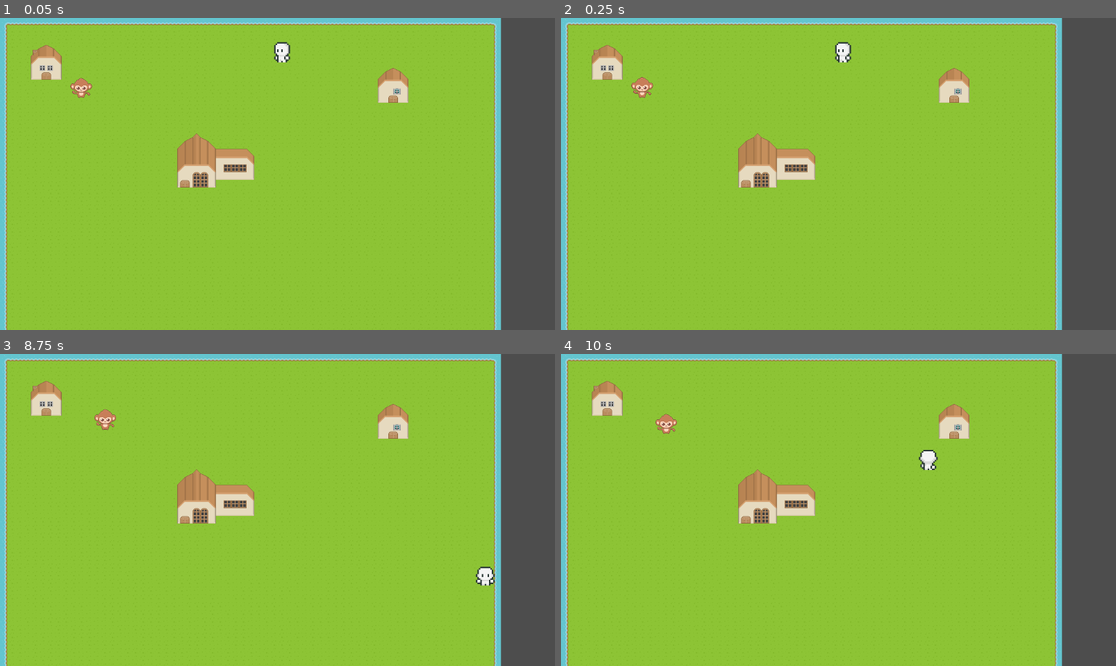
Above: before the commit, frames 1-4 (two rows, left to right).
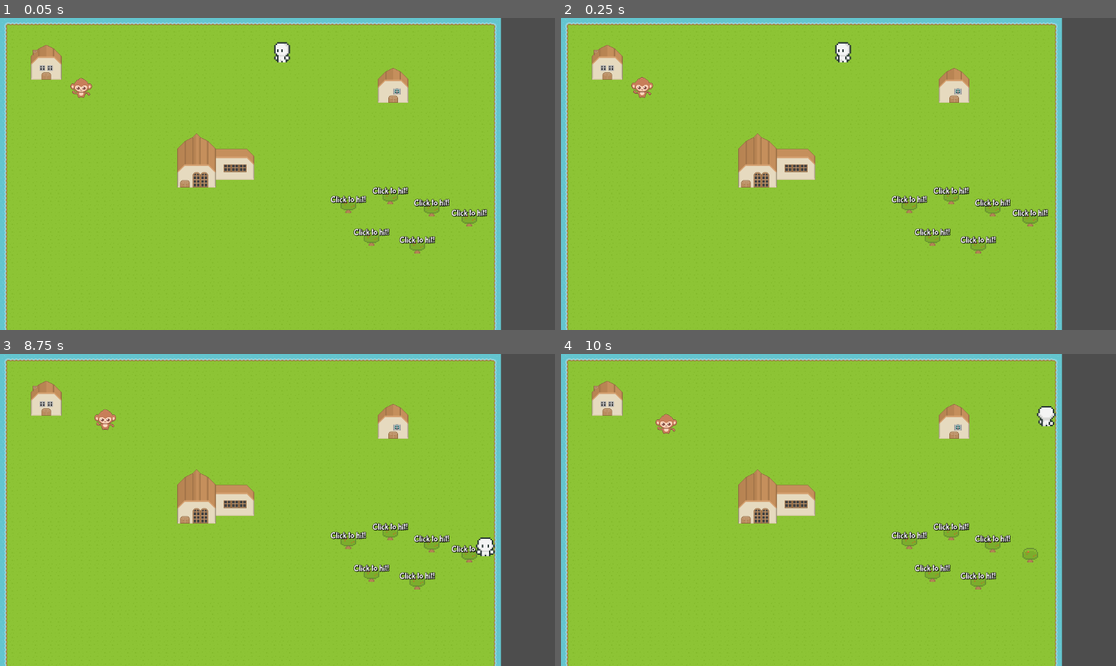
Above: after the commit, the same moments.

Repository: LKenny26/Buddyville
Game: Godot game, scene res://scenes/main.tscn
The game is run twice, just before and just after one commit, with the same random seed, the same clock (stepped at 60 frames per second) and the same inputs.
Inputs:
- Up to frame 1 (0.05 s): no input
- Up to frame 2 (0.25 s): no input
- Up to frame 3 (8.75 s): tap Enter every 0.75 s from 0.5 to 4.25 s; hold Shift (Run) 0.53-1.28 s; hold Up (Up) 0.53-2.03 s; tap Shift (Run) every 1.5 s from 1.35 to 7.35 s; hold Shift (Run) 2.03-2.78 s; hold Left (Left) 2.03-3.53 s; hold Down (Down) 3.53-4.28 s; hold Shift (Run) 3.53-4.28 s; hold Right (Right) 4.28-5.03 s; hold Up (Up) 5.03-5.78 s; hold Shift (Run) 5.03-5.78 s; hold Right (Right) 5.78-8.03 s; hold Shift (Run) 6.53-7.28 s; hold Down (Down) from 8.03 s (still down); hold Shift (Run) from 8.03 s (still down)
- Up to frame 4 (10 s): release Down (Down) at 8.78 s; release Shift (Run) at 8.78 s; hold Left (Left) 8.78-9.53 s; tap Shift (Run) at 8.85 s; hold Up (Up) from 9.53 s (still down); hold Shift (Run) from 9.53 s (still down)

The runs differ from the first frame. In frame 1, 1.0% of the frame differs, in the area x 59-88%, y 54-76%; in frame 2, 1.0%; in frame 3, 1.3%, in the area x 59-90%, y 54-76%; in frame 4, 1.2%.

Commit message:
added collision to tree and trees on map

Diff:
--- a/buddyville/scenes/map.tscn
+++ b/buddyville/scenes/map.tscn
@@ -1,6 +1,7 @@
-[gd_scene load_steps=2 format=4 uid="uid://dlkgdkauuen1n"]
+[gd_scene load_steps=3 format=4 uid="uid://dlkgdkauuen1n"]
 
 [ext_resource type="TileSet" uid="uid://cjh7unjjgfg2j" path="res://resources/gameres/outside-tileset.tres" id="1_p71v4"]
+[ext_resource type="PackedScene" uid="uid://cfcrqm053wphn" path="res://scenes/tree.tscn" id="2_jgyip"]
 
 [node name="Map" type="Node2D"]
 texture_filter = 1
@@ -20,3 +21,21 @@
 [node name="Vanity" type="TileMapLayer" parent="."]
 tile_map_data = PackedByteArray("AAAGAAcAAAAdAAUAAAAFAAcAAAAcAAUAAAAFAAYAAAArAAEAAAAGAAYAAAArAAEAAAAJADkAAAAkAAQAAAAJAD …(336 unchanged characters)…
 tile_set = ExtResource("1_p71v4")
+
+[node name="Tree" parent="." instance=ExtResource("2_jgyip")]
+position = Vector2(723, 389)
+
+[node name="Tree2" parent="." instance=ExtResource("2_jgyip")]
+position = Vector2(896, 396)
+
+[node name="Tree3" parent="." instance=ExtResource("2_jgyip")]
+position = Vector2(810, 371)
+
+[node name="Tree4" parent="." instance=ExtResource("2_jgyip")]
+position = Vector2(771, 457)
+
+[node name="Tree5" parent="." instance=ExtResource("2_jgyip")]
+position = Vector2(866, 473)
+
+[node name="Tree6" parent="." instance=ExtResource("2_jgyip")]
+position = Vector2(974, 417)
--- a/buddyville/scenes/tree.tscn
+++ b/buddyville/scenes/tree.tscn
@@ -1,8 +1,11 @@
-[gd_scene load_steps=6 format=3 uid="uid://cfcrqm053wphn"]
+[gd_scene load_steps=7 format=3 uid="uid://cfcrqm053wphn"]
 
 [ext_resource type="Script" path="res://scenes/tree.gd" id="1_o5738"]
 [ext_resource type="Texture2D" uid="uid://cgh4n2n25ym4a" path="res://resources/sprites/outdoors/Spritesheet/roguelikeSheet_transparent.png" id="1_p2did"]
 [ext_resource type="FontFile" uid="uid://db8dyn6qxk2d2" path="res://resources/fonts/BubblegumSans-Regular.ttf" id="3_ws0nx"]
+
+[sub_resource type="CircleShape2D" id="CircleShape2D_00y1r"]
+radius = 16.0
 
 [sub_resource type="AtlasTexture" id="AtlasTexture_yiydw"]
 atlas = ExtResource("1_p2did")
@@ -11,20 +14,24 @@
 [sub_resource type="CircleShape2D" id="CircleShape2D_kb1vj"]
 radius = 32.0
 
-[node name="Tree" type="Node2D"]
+[node name="Tree" type="StaticBody2D"]
 texture_filter = 1
 script = ExtResource("1_o5738")
+
+[node name="CollisionShape2D" type="CollisionShape2D" parent="."]
+shape = SubResource("CircleShape2D_00y1r")
 
 [node name="Sprite2D" type="Sprite2D" parent="."]
 scale = Vector2(2, 2)
 texture = SubResource("AtlasTexture_yiydw")
 
-[node name="Area2D" type="Area2D" parent="."]
+[node name="InteractableArea2D" type="Area2D" parent="."]
 
-[node name="CollisionShape2D" type="CollisionShape2D" parent="Area2D"]
+[node name="CollisionShape2D" type="CollisionShape2D" parent="InteractableArea2D"]
 shape = SubResource("CircleShape2D_kb1vj")
 
 [node name="Tooltip" type="Label" parent="."]
+visible = false
 anchors_preset = 7
 anchor_left = 0.5
 anchor_top = 1.0
@@ -43,5 +50,5 @@
 theme_override_font_sizes/font_size = 18
 text = "Click to hit!"
 
-[connection signal="body_entered" from="Area2D" to="." method="_on_area_2d_body_entered"]
-[connection signal="body_exited" from="Area2D" to="." method="_on_area_2d_body_exited"]
+[connection signal="body_entered" from="InteractableArea2D" to="." method="_on_area_2d_body_entered"]
+[connection signal="body_exited" from="InteractableArea2D" to="." method="_on_area_2d_body_exited"]
